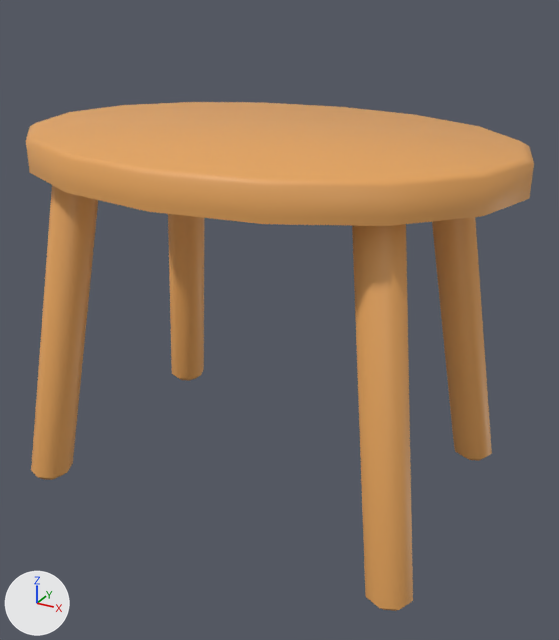
What one commit did to the FBX model Assets/Models/huonekalut/pieni_poyta.fbx.
Rendered twice from a camera (50 mm lens) standing at (2.08, -3.62, 0.83) and looking at (0.12, -0.05, -0.95). Arrows for +X, +Y and +Z are at lower left; the lights stay in place. Where no turn or scale is listed for an object, it has been applied to the vertices.

In view in the first picture: 'jalat', 'pieni_poyta'.
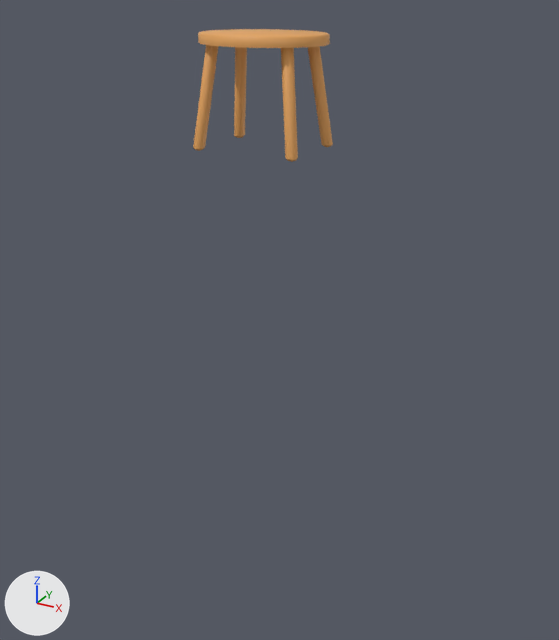
Where the newer file only moved an object's origin or applied its transform, the numbers keep the older frame.

Scene script edits in JSON lines:
```json
{"block": "me_cylinder", "where": "me_cylinder.from_pydata(...)  # 64 vertices, 50 faces; spans x -1.41..1.41, y -1.02..1.02, z -0.09..0.09"}
{"block": "me_cylinder", "where": "# used by ob_pieni_poyta; location = (0.0, 0.0, 0.0)"}
{"block": "me_cylinder", "change": "me_cylinder part 2: the whole mesh is scaled about its middle by 0.278, then moved by (0.0, 0.0, 0.56)"}
{"block": "me_cylinder_001", "where": "me_cylinder_001.from_pydata(...)  # 160 vertices, 136 faces; spans x -1.25..1.25, y -0.86..0.86, z -2.0..-0.03"}
{"block": "me_cylinder_001", "where": "# used by ob_jalat; location = (0.0, 0.0, 0.0)"}
{"block": "me_cylinder_001", "change": "me_cylinder_001 part 1: the whole mesh is scaled about its middle by (0.247, 0.278, 0.278), then moved by (0.0, 0.0, 1.29)"}
{"op": "set", "path": "ob_pieni_poyta.scale", "old": "(1.0, 1.0, 1.0)", "new": "(0.89, 1.0, 1.0)"}
```

Pixel boxes [x1, y1, x2, y2] of what changed, in the pictures (559 x 640 px):
```json
{"object": "pieni_poyta", "change": "rescaled", "before": [26, 102, 534, 226], "after": [198, 29, 330, 48], "on screen": "74% narrower, 84% shorter"}
{"object": "jalat", "change": "mesh rescaled", "before": [31, 185, 492, 611], "after": [193, 45, 333, 162], "on screen": "69% narrower, 72% shorter"}
```
